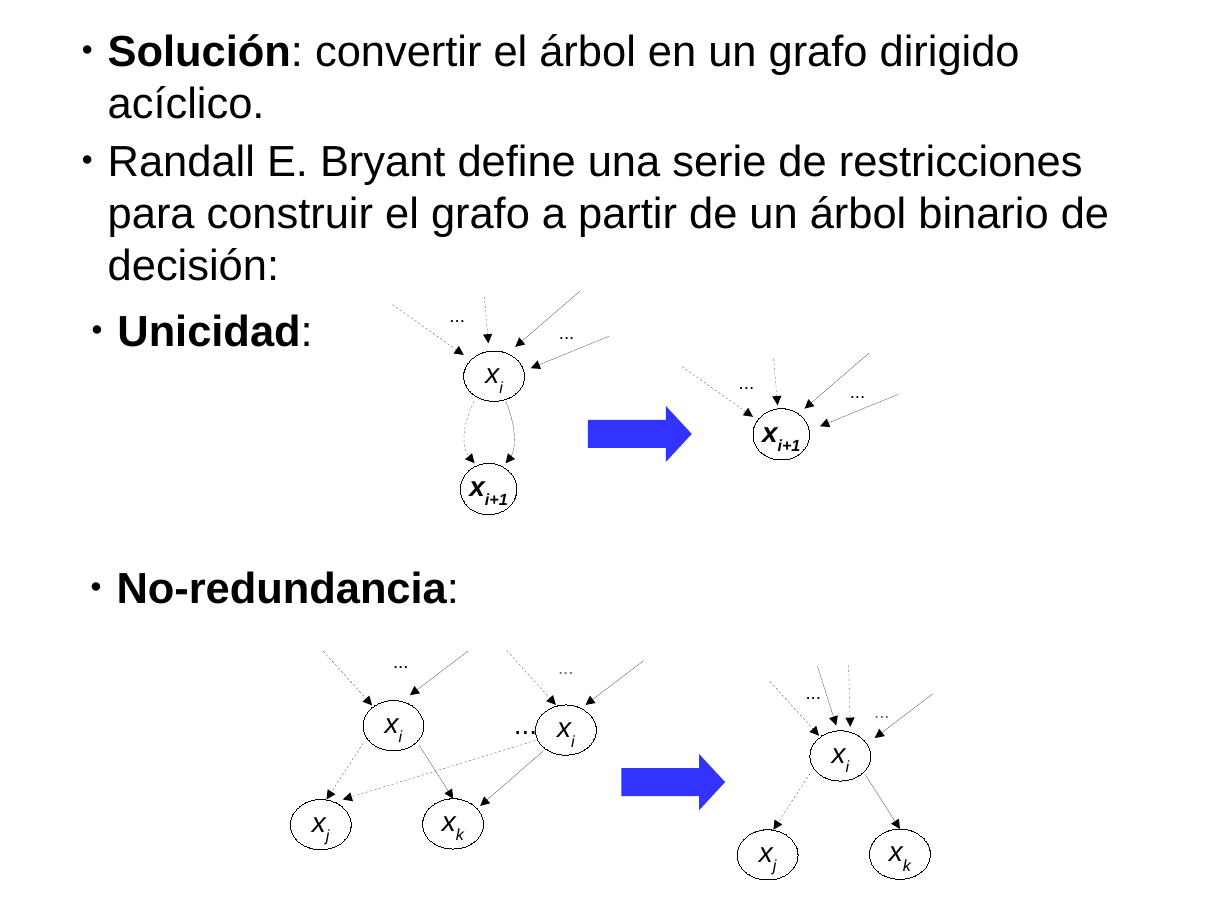
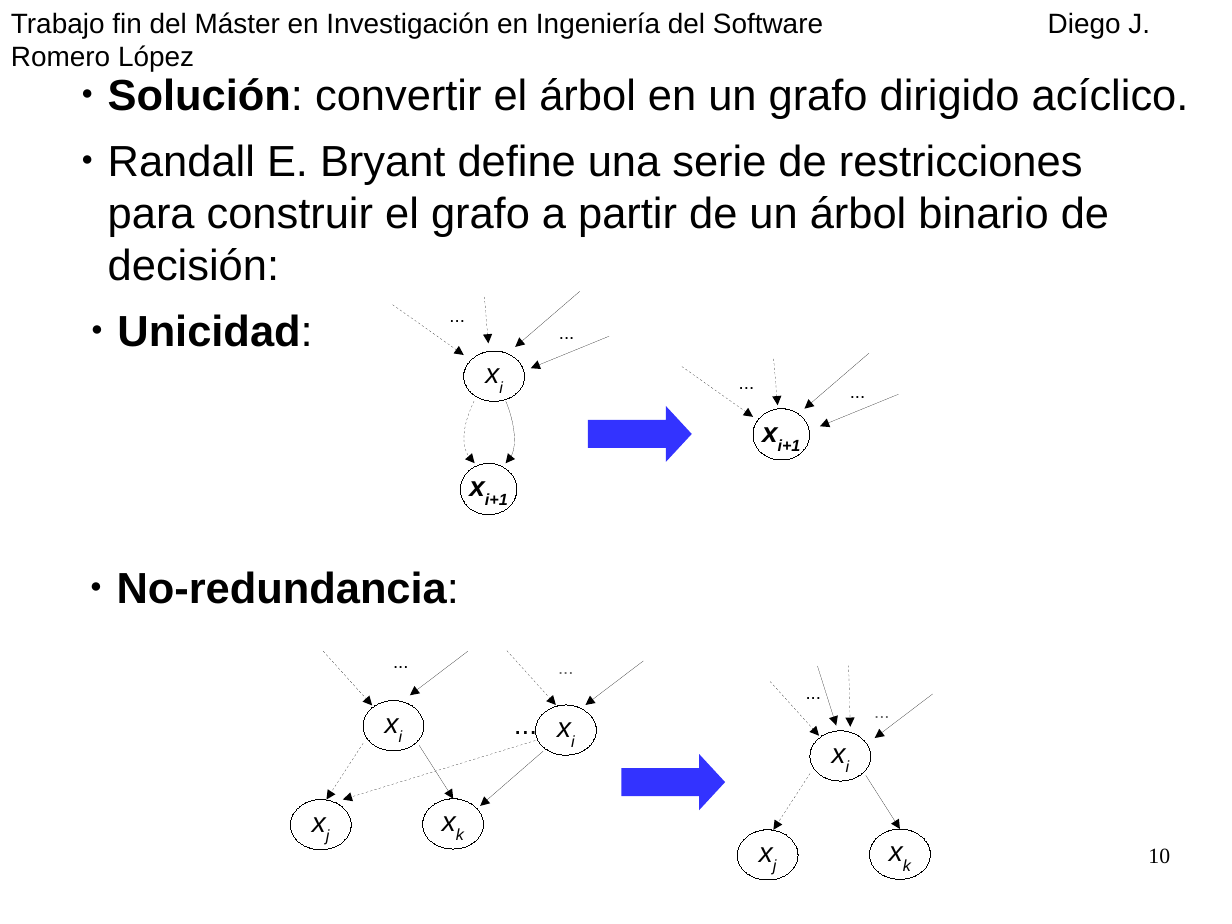
Before and after one commit to diegojromerolopez/djbdd, a slide deck: slide 10 of doc/presentacion.odp (slide 12 before the commit). Drawn at 1232x924 pixels with LibreOffice and Linux fonts; fonts in the diff are those of the drawing. Boxes give left, top, right and bottom in pixels: in the first picture for what was removed or moved away, otherwise in the second. Text is boxed around its words. In the diff, an @@ line names an element or a change of style, - is before the commit and + after.

```diff
--- a/doc/presentacion.odp
+++ b/doc/presentacion.odp
@@ text added at (x1=11, y1=12, x2=1150, y2=38), 18 pt, text #000000 @@
+Trabajo fin del Máster en Investigación en Ingeniería del Software Diego J. Romero López
@@ text "Solución: convertir el árbol en ..." rewrapped from (x1=108, y1=34, x2=1020, y2=119) to (x1=108, y1=78, x2=1189, y2=119) @@
@@ page number added at (x1=1148, y1=848, x2=1170, y2=864), 14 pt, text #000000 @@
+10
```
Also in this commit, not shown: 20 other slides changed, 4 slides added, 5 slides removed, 3 other files.
